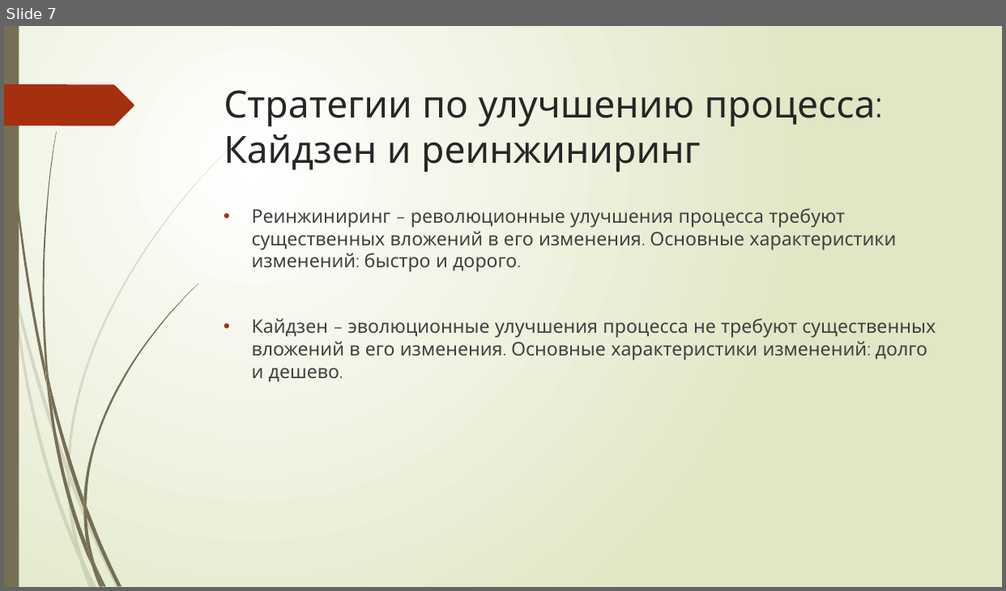
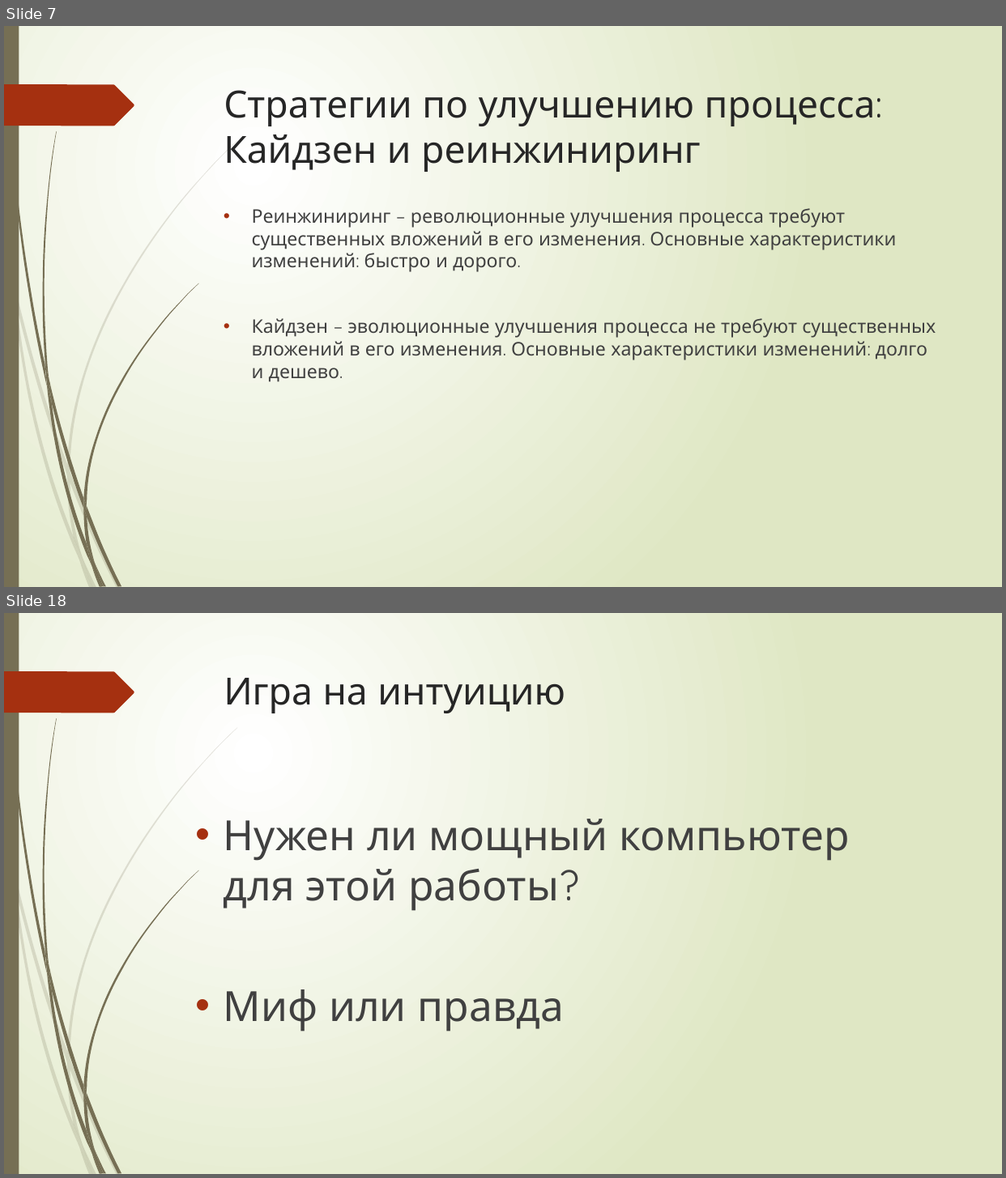
Before and after one commit to Vadilandus/Antonyuk-Vadim-Algoritm, a slide deck: Скиллбокс.pptx. Shown one above the other, each under a label of ours: slide 7 before the commit, slides 7 and 18 after it; the slides between them are not shown. The pictures are 1006x591 and 1006x1178 pixels, drawn with LibreOffice and Linux fonts; fonts in the diff are those of the drawing. Boxes give left, top, right and bottom in pixels: in the first picture for what was removed or moved away, otherwise in the second. Text is boxed around its words. In the diff, an @@ line names an element or a change of style, - is before the commit and + after.

```diff
--- a/Скиллбокс.pptx
+++ b/Скиллбокс.pptx
@@ slide 18 added at (4, 613, 1002, 1174), background gradient #FFFFFF to #DFE8C4; not listed: 24 template elements that a slide beside it also shows @@
@@ title added at (224, 678, 565, 713), 36 pt, text #262626 @@
+Игра на интуицию
@@ text added at (224, 819, 850, 1032), 40 pt, text #404040 @@
+• Нужен ли мощный компьютер для этой работы?
+• Миф или правда
```
Also in this commit, not shown: 13 other slides added.
